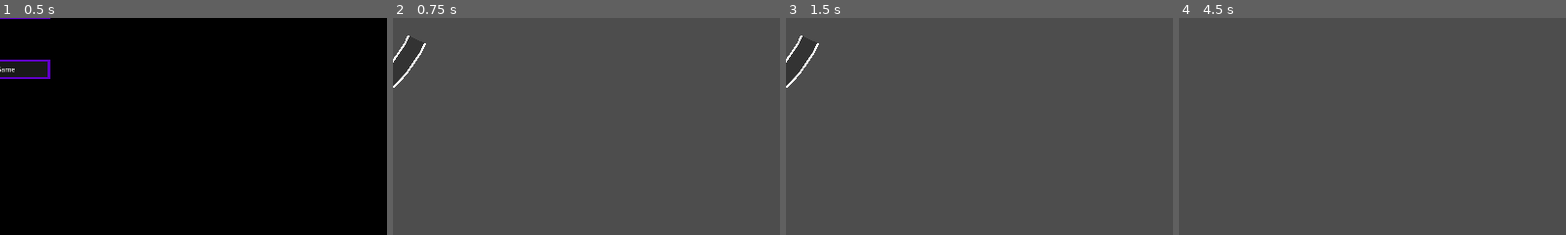
Above: before the commit, frames 1-4 (left to right).
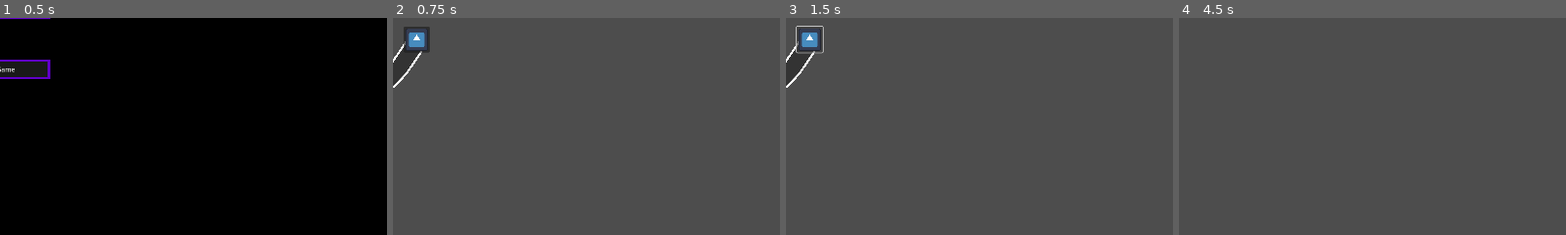
Above: after the commit, the same moments.

Repository: do3les/InfLocher-Tower-Defense
Game: Godot game, scene res://main.tscn
Same seed, same stepped clock (60 frames per second), same inputs: the game is played once before the commit and once after it. The engine's default icon, where the game draws it, is replaced by a stand-in: a white triangle on a blue panel in a dark square.
Inputs (mouse positions are % of the whole screen's width and height, from its top left):
- Up to frame 1 (0.5 s): no input
- Up to frame 2 (0.75 s): click "Settings" at 0.5 s
- Up to frame 3 (1.5 s): click (53, 46) at 1.27 s
- Up to frame 4 (4.5 s): click (15, 26) at 2 s; click (15, 26) at 2.75 s; click "<" at 3.5 s; click "Start Game" at 4.25 s
The pictures show only the part of the screen within x 50-100%, y 41-91%; the shares and areas given below are measured in that part.

Frame 1 is identical in both runs. In frame 2, 0.6% of the frame differs, in the area x 2-10%, y 4-17%; in frame 3, 0.6%; in frame 4, nothing differs.

Commit message:
added target at end of path; settings exit button mapped to ESC

Diff:
--- a/interface-scenes/settings.tscn
+++ b/interface-scenes/settings.tscn
@@ -1,8 +1,14 @@
-[gd_scene load_steps=4 format=3 uid="uid://dxss2wpnmmuaw"]
+[gd_scene load_steps=6 format=3 uid="uid://dxss2wpnmmuaw"]
 
 [ext_resource type="Script" path="res://interface-scenes/settings.gd" id="1_0475y"]
 [ext_resource type="Theme" uid="uid://detsu6arwhhvh" path="res://assets/theme_0.tres" id="3_bh3fp"]
 [ext_resource type="PackedScene" uid="uid://bictxwblu0emk" path="res://path.tscn" id="3_ueoo5"]
+
+[sub_resource type="InputEventKey" id="InputEventKey_be815"]
+keycode = 4194305
+
+[sub_resource type="Shortcut" id="Shortcut_uptm6"]
+events = [SubResource("InputEventKey_be815")]
 
 [node name="Settings" type="Node2D"]
 script = ExtResource("1_0475y")
@@ -22,6 +28,7 @@
 offset_right = 64.0
 offset_bottom = 88.0
 theme = ExtResource("3_bh3fp")
+shortcut = SubResource("Shortcut_uptm6")
 text = "<"
 
 [node name="Path" parent="." instance=ExtResource("3_ueoo5")]
--- a/path.tscn
+++ b/path.tscn
@@ -1,9 +1,11 @@
-[gd_scene load_steps=6 format=3 uid="uid://bictxwblu0emk"]
+[gd_scene load_steps=8 format=3 uid="uid://bictxwblu0emk"]
 
 [ext_resource type="Script" path="res://path_curve_to_line.gd" id="1_bvjlu"]
 [ext_resource type="Texture2D" uid="uid://d2iq5681ug1es" path="res://assets/gradient_tex_path.tres" id="1_qiawn"]
 [ext_resource type="Texture2D" uid="uid://dh7erh4n4d5q" path="res://assets/icon_skeleton.svg" id="3_i3omq"]
 [ext_resource type="Script" path="res://btn_start_wave.gd" id="4_l8vuf"]
+[ext_resource type="Script" path="res://target.gd" id="5_cu3jl"]
+[ext_resource type="Texture2D" uid="uid://cx8ulskjqhvo7" path="res://assets/icon.svg" id="5_l0fd3"]
 
 [sub_resource type="Curve2D" id="Curve2D_533h5"]
 resource_local_to_scene = true
@@ -42,3 +44,13 @@
 icon_alignment = 1
 expand_icon = true
 script = ExtResource("4_l8vuf")
+
+[node name="target" type="Button" parent="Path2D"]
+offset_left = -32.0
+offset_top = 56.0
+offset_right = 32.0
+offset_bottom = 120.0
+icon = ExtResource("5_l0fd3")
+icon_alignment = 1
+expand_icon = true
+script = ExtResource("5_cu3jl")
--- /dev/null
+++ b/target.gd
@@ -0,0 +1,11 @@
+extends Button
+
+
+# Called when the node enters the scene tree for the first time.
+func _ready():
+	position = get_parent().curve.get_baked_points()[-1] - size / 2
+
+
+# Called every frame. 'delta' is the elapsed time since the previous frame.
+func _process(delta):
+	pass
